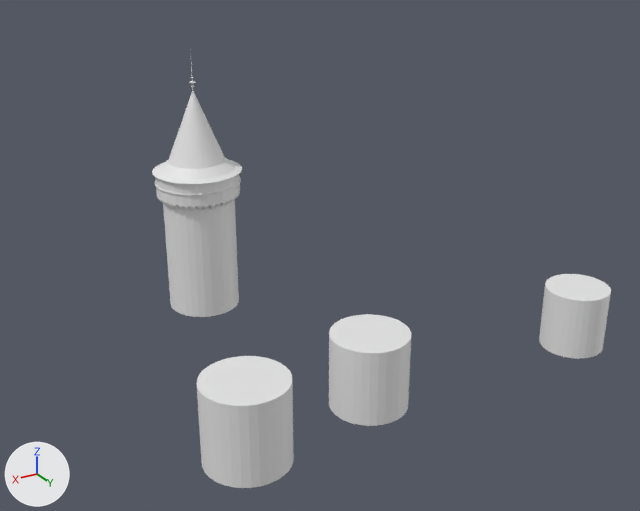
The Blender file projekat.blend as it was, and as the next commit left it.
Before and after are seen from a 50 mm lens placed at (12.9, 58.9, 24.7), pointed at (-10.4, 20.0, 5.2). The axes (+X, +Y, +Z) are drawn at lower left. The lights are the same throughout.

Before the edit, the objects in view are built like this:
```python
me_cylinder_001 = bpy.data.meshes.new('Cylinder.001')
me_cylinder_001.from_pydata(...)  # a 32-sided cylinder along z spanning x -1.0..1.0, y -1.0..1.0, z -1.0..1.0
me_cylinder_002 = bpy.data.meshes.new('Cylinder.002')
me_cylinder_002.from_pydata(...)  # a 32-sided cylinder along z spanning x -1.0..1.0, y -1.0..1.0, z -1.0..1.0
me_cylinder_003 = bpy.data.meshes.new('Cylinder.003')
me_cylinder_003.from_pydata(...)  # a 32-sided cylinder along z spanning x -1.0..1.0, y -1.0..1.0, z -1.0..1.0
me_cylinder_004 = bpy.data.meshes.new('Cylinder.004')
me_cylinder_004.from_pydata(...)  # 5194 vertices, 5140 faces; spans x -1.24..1.24, y -1.24..1.24, z -1.0..2.6
ob_cylinder_001 = bpy.data.objects.new('Cylinder.001', me_cylinder_001)
ob_cylinder_001.location = (-22.53, 27.81, 1.74)
ob_cylinder_001.scale = (1.78, 1.78, 1.78)
ob_cylinder_002 = bpy.data.objects.new('Cylinder.002', me_cylinder_002)
ob_cylinder_002.location = (-8.96, 27.22, 2.08)
ob_cylinder_002.scale = (2.01, 2.01, 2.01)
ob_cylinder_003 = bpy.data.objects.new('Cylinder.003', me_cylinder_003)
ob_cylinder_003.location = (-1.66, 28.16, 2.1)
ob_cylinder_003.scale = (2.11, 2.11, 2.11)
ob_toranj = bpy.data.objects.new('Toranj', me_cylinder_004)
ob_toranj.location = (-6.71, 12.12, 4.38)
ob_toranj.scale = (2.13, 2.13, 4.38)
```
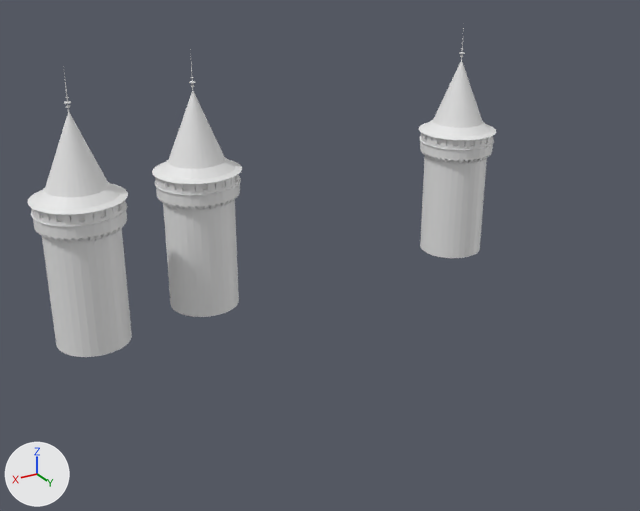
The change, as a list of edits to the scene's bpy script:
```text
Add me_cylinder_006:
    me_cylinder_006.from_pydata(...)  # 5630 vertices, 5442 faces; spans x -1.24..1.24, y -1.24..1.24, z -1.0..2.6
Change ob_cylinder_001:
    add ob_cylinder_001.hide_set(True)
Change ob_cylinder_002:
    add ob_cylinder_002.hide_set(True)
Change ob_cylinder_003:
    add ob_cylinder_003.hide_set(True)
Add ob_toranj_002:
    ob_toranj_002 = bpy.data.objects.new('Toranj.002', me_cylinder_006)
    ob_toranj_002.location = (-25.57, 12.98, 4.38)
    ob_toranj_002.scale = (2.13, 2.13, 4.38)
Add ob_toranj_001:
    ob_toranj_001 = bpy.data.objects.new('Toranj.001', me_cylinder_006.copy())
    ob_toranj_001.location = (0.78, 13.32, 4.38)
    ob_toranj_001.scale = (2.13, 2.13, 4.38)
```

Location of each change, (x1, y1, x2, y2) in pixels of the pictures (640 x 511 px):
'Toranj.001', added: after (27, 66, 132, 357)
'Cylinder.003', hidden: before (196, 356, 294, 488)
'Toranj.002', added: after (419, 28, 496, 258)
'Cylinder.002', hidden: before (329, 314, 411, 426)
'Cylinder.001', hidden: before (539, 274, 611, 359)
